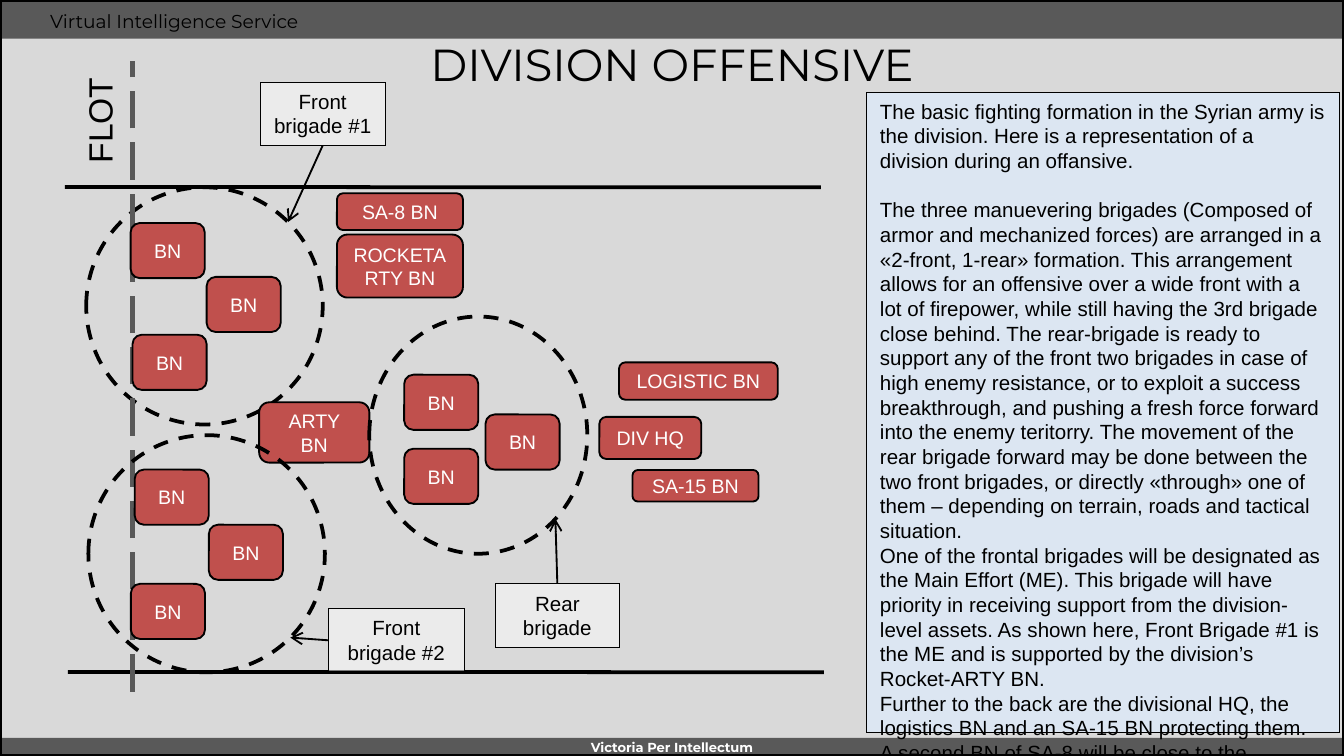
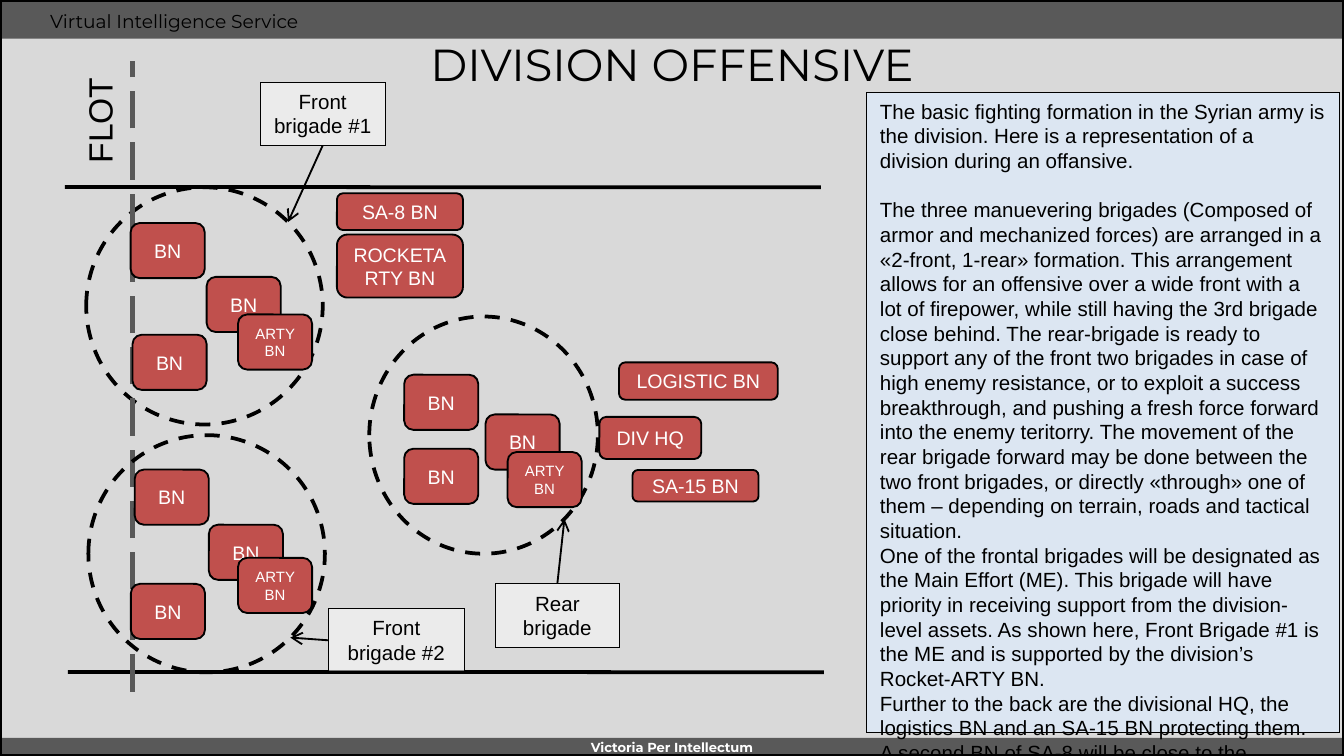
Before and after one commit to 132nd-vWing/VIS, a slide deck: slide 3 of OPAR/WORKSPACE/INTREP VIS OPAR-001 - Syrian ground combat tactics.pptx. Drawn at 1344x756 pixels with LibreOffice and Linux fonts; fonts in the diff are those of the drawing; background and template pictures are left out. Boxes give left, top, right and bottom in pixels: in the first picture for what was removed or moved away, otherwise in the second. Text is boxed around its words. In the diff, an @@ line names an element or a change of style, - is before the commit and + after.

```diff
--- a/OPAR/WORKSPACE/INTREP VIS OPAR-001 - Syrian ground combat tactics.pptx
+++ b/OPAR/WORKSPACE/INTREP VIS OPAR-001 - Syrian ground combat tactics.pptx
@@ rounded rectangle "ARTY BN": place and size @@
-rounded rectangle "ARTY BN" at <box>259,402,370,462</box>
+rounded rectangle "ARTY BN" at <box>238,314,312,370</box>
@@ rounded rectangle "ARTY BN" at <box>238,314,312,370</box>: size 10.5 to 8 pt @@
@@ ellipse: place and size @@
-ellipse at <box>370,317,587,555</box>
+ellipse at <box>370,317,598,555</box>
@@ rounded rectangle added at <box>508,452,582,507</box>, fill #C0504D, outline #000000 1 pt, 8 pt, text #FFFFFF @@
+ARTY BN
@@ arrow moved from (558, 583) - (555, 519) to (558, 583) - (564, 519) @@
@@ rounded rectangle added at <box>238,558,312,613</box>, fill #C0504D, outline #000000 1 pt, 8 pt, text #FFFFFF @@
+ARTY BN
```
Also in this commit, not shown: 2 other slides changed, 5 other files.
